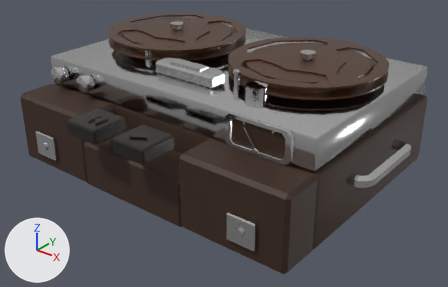
A saved change to the glTF model game/assets/models/field_recorder.glb.
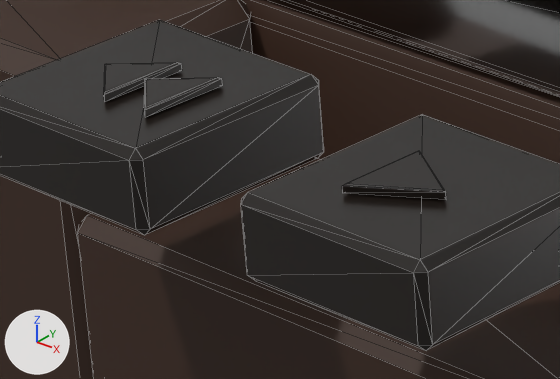
The first picture shows the older version from a 50 mm lens placed at (0.3145, -0.392, 0.2578), pointed at (0.0173, -0.0205, 0.0274). The close-ups show the older and then the newer version on the part from 16% to 37% of the width and 37% to 59% of the height of that picture. Only the edits that show in the close-ups are written down. The lights are fixed; the arrows at lower left show +X, +Y and +Z. The close-ups show mesh edges as thin lines. Vertices at exactly the same position are counted once.

Objects in the first close-up: 'IA_rec_play', 'IA_rec_rewind', 'field_recorder'.
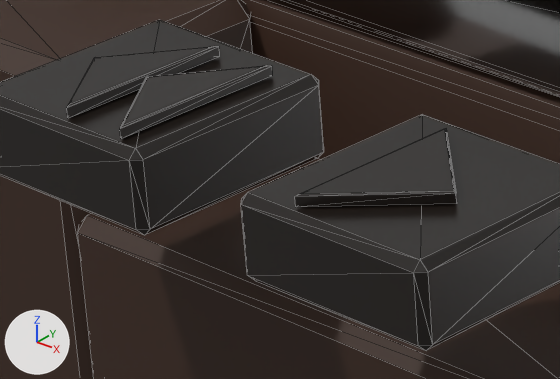
Edits to the scene script, one JSON object a line:
```json
{"block": "me_ia_rec_play", "where": "# used by ob_ia_rec_play; location = (0.02, -0.1, 0.07)"}
{"op": "remove", "block": "me_ia_rec_play", "code": "me_ia_rec_play.from_pydata(...)  # 33 vertices, 57 faces; spans x -0.016..0.016, y -0.032..0.0, z -0.012..0.0014"}
{"op": "add", "block": "me_ia_rec_play", "code": "me_ia_rec_play.from_pydata(...)  # 33 vertices, 57 faces; spans x -0.016..0.016, y -0.032..0.0, z -0.012..0.0018"}
{"block": "me_ia_rec_play", "change": "me_ia_rec_play part 1: the loose piece of 9 vertices spanning x -0.0052..0.0059, y -0.0241..-0.0111, z 0.0002..0.0014 is scaled about its middle by (1.31, 1.97, 1.35), then moved by (0.0001, 0.0, 0.0002)"}
{"block": "me_ia_rec_rewind", "where": "# used by ob_ia_rec_rewind; location = (-0.03, -0.1, 0.07)"}
{"op": "remove", "block": "me_ia_rec_rewind", "code": "me_ia_rec_rewind.from_pydata(...)  # 42 vertices, 70 faces; spans x -0.016..0.016, y -0.032..0.0, z -0.012..0.0014"}
{"op": "add", "block": "me_ia_rec_rewind", "code": "me_ia_rec_rewind.from_pydata(...)  # 42 vertices, 70 faces; spans x -0.016..0.016, y -0.032..0.0, z -0.012..0.0018"}
{"block": "me_ia_rec_rewind", "change": "me_ia_rec_rewind part 2: 18 of 42 vertices moved; they spanned x -0.0065..0.0088, y -0.0241..-0.0111, z 0.0002..0.0014 and now span x -0.0085..0.0115, y -0.0304..-0.0048, z 0.0002..0.0018; mean shift (0.0007, 0.0, 0.0003); largest move (0.0088, -0.0111, 0.0012) -> (0.0115, -0.0048, 0.0016)"}
```

Where the change shows, as pixel boxes [x1, y1, x2, y2] in the close-ups (560 x 379 px; the box of a moved part takes in the faces that stretch with it):
```json
{"part": 1, "of": "me_ia_rec_play", "change": "moved or reshaped", "before": [342, 151, 446, 200], "after": [295, 128, 457, 207]}
{"part": 2, "of": "me_ia_rec_rewind", "change": "moved or reshaped", "before": [104, 62, 223, 117], "after": [67, 46, 273, 139]}
```
